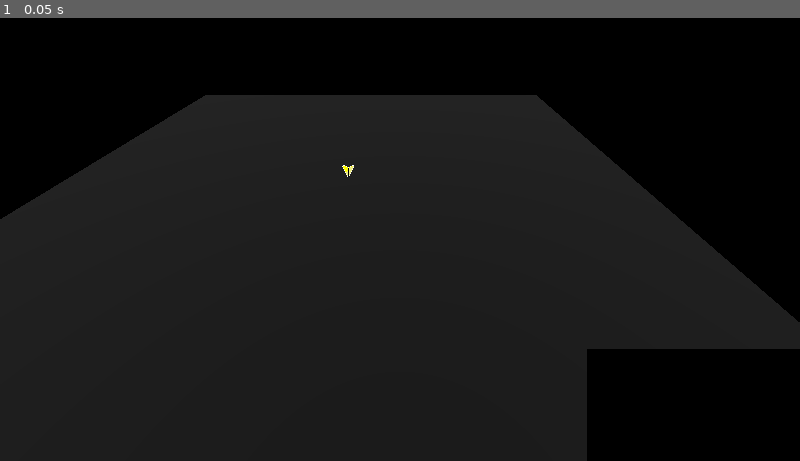
Above: before the commit, frame 1.
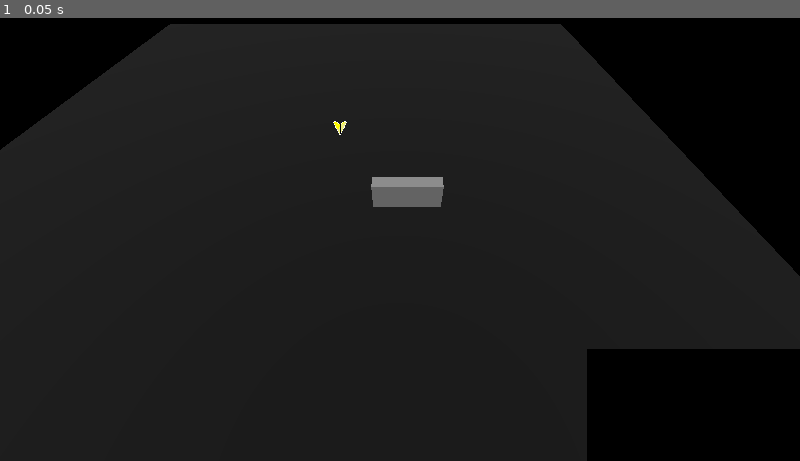
Above: after the commit, the same moment.

Repository: Crestor123/whitehall
Game: Godot game, scene res://Scenes/Battle.tscn
The game is run twice, just before and just after one commit, with the same random seed, the same clock (stepped at 60 frames per second) and the same inputs. This scene is started directly instead of the project's main scene.
Inputs:
- Up to frame 1 (0.05 s): no input

The runs differ from the first frame. In frame 1, 17% of the frame differs, in the area x 0-100%, y 1-69%.

Commit message:
More work on movement zones

Diff:
--- a/Scenes/Actors/Battler.tscn
+++ b/Scenes/Actors/Battler.tscn
@@ -20,7 +20,6 @@
 radius = 1.0
 
 [node name="CharacterBody3D" type="CharacterBody3D"]
-collision_layer = 3
 collision_mask = 3
 script = ExtResource("1")
 abilityObject = ExtResource("2")
@@ -41,5 +40,8 @@
 transform = Transform3D(2, 0, 0, 0, 2, 0, 0, 0, 2, 0, 2, 0)
 
 [node name="RayCast3D" type="RayCast3D" parent="."]
+transform = Transform3D(0.559193, 0, 0.829038, 0, 1, 0, -0.829038, 0, 0.559193, 0, -1, 0)
 target_position = Vector3(0, 0, 3)
+collision_mask = 2
+collide_with_areas = true
 script = ExtResource("5_2mcj1")
--- a/Scenes/Battle.tscn
+++ b/Scenes/Battle.tscn
@@ -7,6 +7,7 @@
 [ext_resource type="PackedScene" uid="uid://cyi0f72np8byw" path="res://Scenes/Objects/AbilityButton.tscn" id="5"]
 [ext_resource type="Texture2D" uid="uid://djqjl7m0j70gf" path="res://Sprites/CursorSingle.png" id="6"]
 [ext_resource type="Script" path="res://Scripts/Battle/MovementZone.gd" id="7_5rau2"]
+[ext_resource type="PackedScene" uid="uid://dmto5v442sgap" path="res://Scenes/Objects/Wall.tscn" id="8_1cg0y"]
 
 [sub_resource type="BoxShape3D" id="1"]
 size = Vector3(30, 1, 30)
@@ -25,7 +26,7 @@
 battlerScene = ExtResource("3")
 
 [node name="Camera3D" type="Camera3D" parent="."]
-transform = Transform3D(1, 0, 0, 0, 0.77384, 0.633381, 0, -0.633381, 0.77384, 5.28137, 17.5223, 27.812)
+transform = Transform3D(1, 0, 0, 0, 0.632922, 0.774216, 0, -0.774216, 0.632922, 5.28137, 17.5223, 23.885)
 
 [node name="TurnOrder" type="Node" parent="."]
 script = ExtResource("2")
@@ -91,7 +92,7 @@
 texture = ExtResource("6")
 
 [node name="DirectionalLight3D" type="DirectionalLight3D" parent="."]
-transform = Transform3D(-0.557528, 0.830158, 6.87257e-08, -0.363188, -0.243914, 0.899222, 0.746496, 0.501342, 0.437492, 0, 27.9737, 22.1812)
+transform = Transform3D(-0.557528, 0.830158, -5.89461e-07, -0.363188, -0.243914, 0.899222, 0.746496, 0.501342, 0.437492, 0, 20, 0)
 
 [node name="MovementZone" type="Node3D" parent="."]
 
@@ -99,3 +100,9 @@
 mesh = SubResource("ArrayMesh_tkiaf")
 skeleton = NodePath("../MovementZone")
 script = ExtResource("7_5rau2")
+
+[node name="Obstacles" type="Node3D" parent="."]
+transform = Transform3D(1, 0, 0, 0, 1, 0, 0, 0, 1, 0, 1.5, 0)
+
+[node name="Wall" parent="Obstacles" instance=ExtResource("8_1cg0y")]
+transform = Transform3D(1, 0, 0, 0, 1, 0, 0, 0, 1, 5.80061, 0, 7.95556)
--- /dev/null
+++ b/Scenes/Objects/Wall.tscn
@@ -0,0 +1,22 @@
+[gd_scene load_steps=4 format=3 uid="uid://dmto5v442sgap"]
+
+[ext_resource type="Script" path="res://Scripts/Battle/Wall.gd" id="1_gpngm"]
+
+[sub_resource type="BoxMesh" id="BoxMesh_xfoun"]
+resource_local_to_scene = true
+size = Vector3(5, 3, 1)
+
+[sub_resource type="BoxShape3D" id="BoxShape3D_va7sc"]
+resource_local_to_scene = true
+size = Vector3(5, 10, 1)
+
+[node name="Wall" type="StaticBody3D"]
+collision_layer = 2
+collision_mask = 0
+script = ExtResource("1_gpngm")
+
+[node name="MeshInstance3D" type="MeshInstance3D" parent="."]
+mesh = SubResource("BoxMesh_xfoun")
+
+[node name="CollisionShape3D" type="CollisionShape3D" parent="."]
+shape = SubResource("BoxShape3D_va7sc")
--- a/Scripts/Battle/Battle.gd
+++ b/Scripts/Battle/Battle.gd
@@ -8,6 +8,7 @@
 @onready var UI = $UILayer
 @onready var movementZone = $Movement
 @onready var camera = $Camera3D
+@onready var obstacles = $Obstacles
 
 var partyList = []
 var enemyList = []
--- a/Scripts/Battle/Battler.gd
+++ b/Scripts/Battle/Battler.gd
@@ -13,6 +13,7 @@
 
 @onready var targetList = get_parent()
 @onready var movementNode = get_parent().get_parent().get_node("MovementZone")
+@onready var obstacles = get_parent().get_parent().get_node("Obstacles")
 @onready var healthBar = $HealthBar
 @onready var mesh = $Pivot/MeshInstance3D
 @onready var raycast = $RayCast3D
--- a/Scripts/Battle/MovementZone.gd
+++ b/Scripts/Battle/MovementZone.gd
@@ -5,61 +5,57 @@
 	pass
 
 func generateZone(battler, enemy):
+	mesh.clear_surfaces()
 	visible = false
 	#Sweep a raycast around the node to find any blockages, then draw a zone marking the movement range
 	var raycast = battler.raycast
 
 	#collisions contains a dictionary of the collided objects, the point, and angle in degrees
-	var collisions = raycast.rotate_ray()
+	var vertices = raycast.rotate_ray()
 
 	#Generate the array mesh based on the collision dictionary
-	var vertices = PackedVector3Array()
+	#var vertices = PackedVector3Array()
 	var colors = PackedColorArray()
 	var array = []
 	var index = PackedInt32Array()
 	var normals = PackedVector3Array()
+	var uvs = PackedVector2Array()
 	var material = StandardMaterial3D.new()
 
 	array.resize(Mesh.ARRAY_MAX)
 
-	vertices.push_back(Vector3.ZERO)
-	normals.push_back(Vector3(0, 1, 0))
+	#for i in range(vertices.size()):
+		#normals.push_back(vertices[i].normalized())
+		#uvs.push_back(Vector2(vertices[i].x, vertices[i].z))
 	#colors.push_back(Color.CORNFLOWER_BLUE)
-	for i in range(0, 360, 1):
-		var collisionsAtAngle = []
 
-		#Find any collisions that happened at the given angle
-		for item in collisions:
-			if item.rotation == i:
-				collisionsAtAngle.append(item)
 
-		#if collisionsAtAngle.is_empty():
-		var vertex = Vector3.ZERO
-		vertex += (Vector3(0, 0, battler.moveRange).rotated(Vector3.UP, deg_to_rad(i)))
+	#for i in range(vertices.size()):
+		#index.push_back(0)
+		#index.push_back(i + 1)
+		#if i == vertices.size() - 1:
+			#index.push_back(1)
+		#else: index.push_back(i + 2)
+
+
+	for i in range(vertices.size(), 0, -1):
 		index.push_back(0)
-		index.push_back(i + 1)
-		if i == 359:
-			index.push_back(1)
-		else: index.push_back(i + 2)
+		index.push_back(i - 1)
+		if i == 2:
+			index.push_back(vertices.size() - 1)
+		else: index.push_back(i - 2)
 
-		#vertices.push_back(Vector3(0, 1, battler.moveRange).rotated(Vector3.UP ,deg_to_rad(i)))
-
-		vertices.push_back(vertex)
-		normals.push_back(Vector3(0, 1, 0))
-
-	#array[Mesh.ARRAY_VERTEX] = PackedVector3Array ([
-		#Vector3(10, 0, 10),
-		#Vector3(10, 0, 0),
-		#Vector3(10, 10, 10)
-	#])
-	index.reverse()
-	vertices.reverse()
+	#index.reverse()
+	#vertices.reverse()
 
 	material.transparency = true
-	material.albedo_color = Color(Color.CORNFLOWER_BLUE, 0.25)
+	material.albedo_color = Color(Color.CORNFLOWER_BLUE, 0.1)
+	material.shading_mode = BaseMaterial3D.SHADING_MODE_UNSHADED
 
 	array[Mesh.ARRAY_VERTEX] = vertices
 	array[Mesh.ARRAY_INDEX] = index
+	#array[Mesh.ARRAY_NORMAL] = normals
+	#array[Mesh.ARRAY_TEX_UV] = uvs
 	#array[Mesh.ARRAY_COLOR] = colors
 
 	#Create the mesh
@@ -70,6 +66,5 @@
 	global_position.y -= 0.8
 	visible = true
 	#look_at(get_parent().camera.global_position)
-	look_at((Vector3.UP))
-	rotation_degrees.x = 180
-	#rotation_degrees.y = 90
+	#look_at((Vector3.UP))
+	rotation_degrees = (Vector3(0, 0, 0))
--- a/Scripts/Battle/Raycast.gd
+++ b/Scripts/Battle/Raycast.gd
@@ -3,25 +3,46 @@
 func rotate_ray():
 	target_position.z = get_parent().moveRange
 
-	var collisions = []
+	var vertices = PackedVector3Array()
+	vertices.push_back(Vector3.ZERO)
 
-	#print("raycast position: ", global_position)
-	#print("raycast length: ", target_position.z)
-	for i in range(0, 360):
+	var nextAngle = 0
+	var rayLength = 0
 
-		#Rotate the raycast 360 degrees, then record any collisions
-		rotation_degrees = (Vector3(0, i, 0))
+	for i in range (0, 360):
+		#Rotate the raycast 360 degrees
+		rotation_degrees.y = i
 		force_raycast_update()
+
+		if i != nextAngle: continue
+
 		if is_colliding():
-			var entry = {
-				"object": get_collider(),
-				"point": get_collision_point(),
-				"rotation": i
-			}
-			collisions.append(entry)
-			#print("raycast collision with ", entry.object, " at ", entry.point)
-	pass
+			#If there is a collision, rotate back until a corner is found
+			while is_colliding():
+				rotation_degrees.y -= 0.1
+				force_raycast_update()
+			rotation_degrees.y += 0.1
+			force_raycast_update()
+			rayLength = (get_collision_point() - global_transform.origin).length()
+			vertices.push_back((Vector3(0, 0, rayLength).rotated(Vector3.UP, deg_to_rad(i))))
+			force_raycast_update()
 
-	#Set the rotation back to zero
-	rotation_degrees = Vector3.ZERO
-	return collisions
+			#Find the other corner
+			while is_colliding():
+				rotation_degrees.y += 0.1
+				force_raycast_update()
+			rotation_degrees.y -= 0.1
+			force_raycast_update()
+			rayLength = (get_collision_point() - global_transform.origin).length()
+			vertices.push_back((Vector3(0, 0, rayLength).rotated(Vector3.UP, deg_to_rad(i))))
+
+			#Move the iterator to the next whole degree
+			nextAngle = ceil(rotation_degrees.y)
+
+		#If there is no collision, add a vertex at the end of the movement range
+		else:
+			vertices.push_back((Vector3(0, 0, (get_parent().moveRange)).rotated(Vector3.UP, deg_to_rad(i))))
+			nextAngle += 1
+
+	rotation_degrees.y = 0
+	return vertices
--- /dev/null
+++ b/Scripts/Battle/Wall.gd
@@ -0,0 +1,3 @@
+extends StaticBody3D
+
+var corners = [Vector3(2.5, 0, 0.5), Vector3(-2.5, 0, 0.5), Vector3(2.5, 0, -0.5), Vector3(-2.5, 0, -0.5)]
Not shown: 1 places in Scenes/Battle.tscn that only renumber resources
